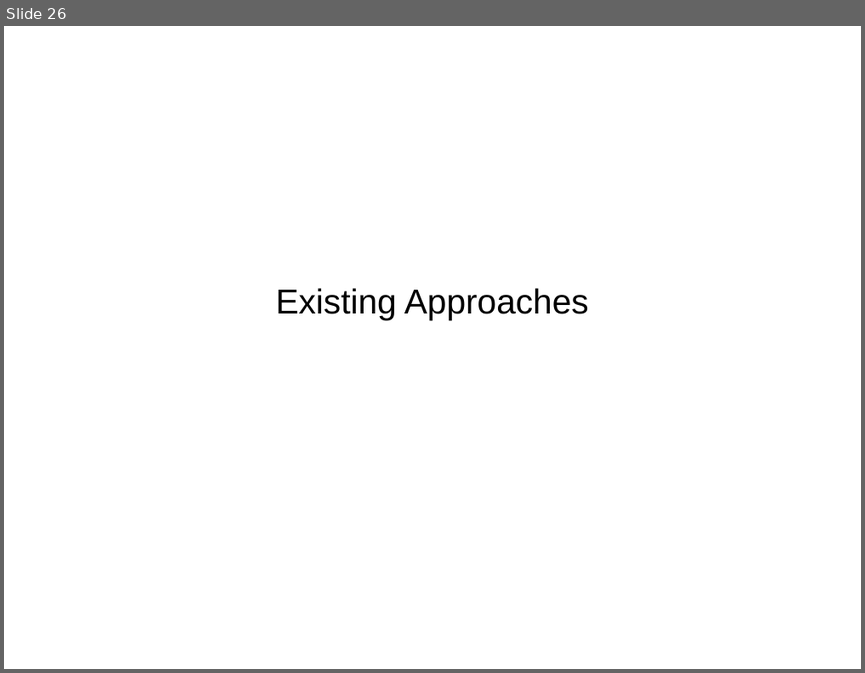
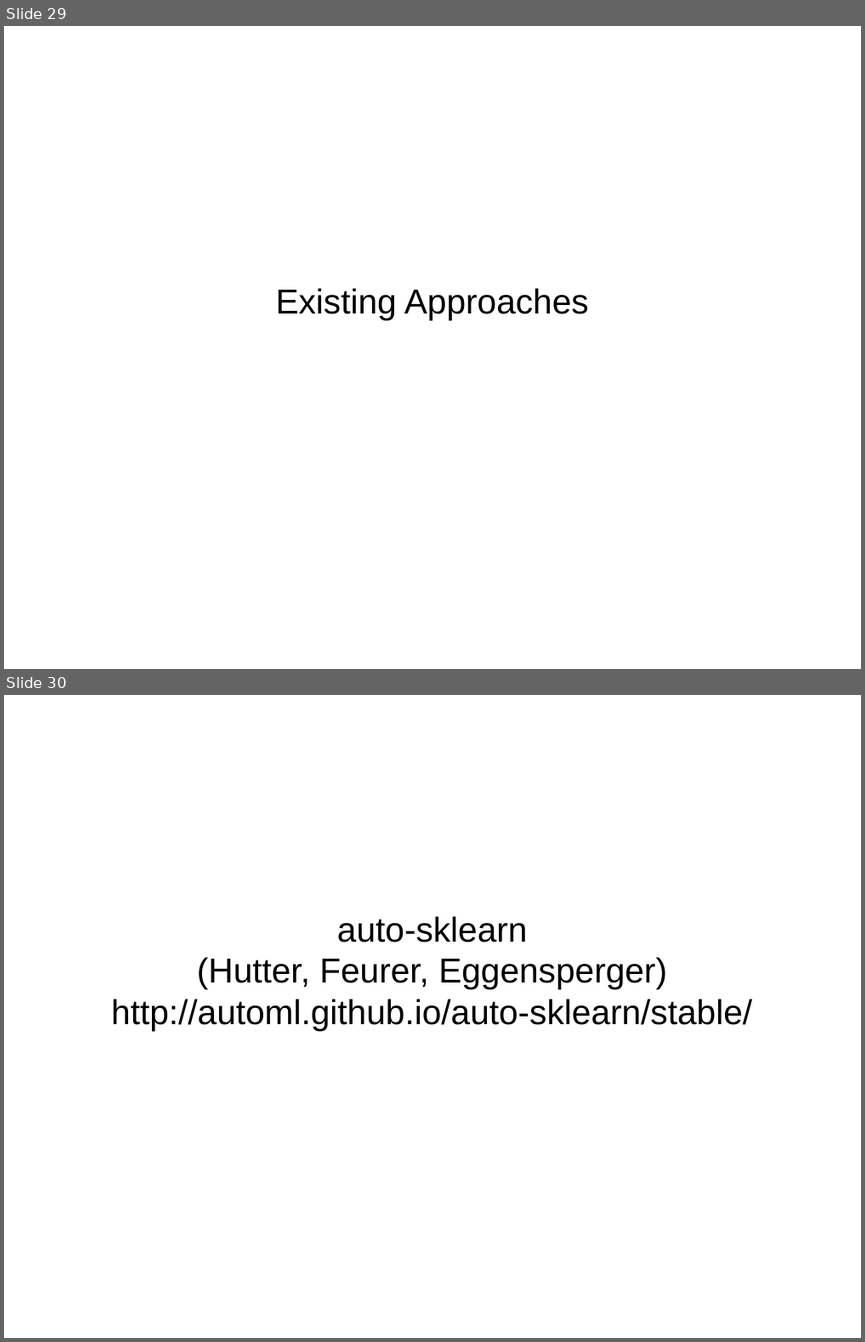
Before and after one commit to amueller/talks_odt, a slide deck: automating_machine_learning_scipy2016.odp. Shown one above the other, each under a label of ours: slide 26 before the commit, slides 29 and 30 after it. The pictures are 865x673 and 865x1342 pixels, drawn with LibreOffice and Linux fonts; fonts in the diff are those of the drawing. Boxes give left, top, right and bottom in pixels: in the first picture for what was removed or moved away, otherwise in the second. Text is boxed around its words. In the diff, an @@ line names an element or a change of style, - is before the commit and + after.

```diff
--- a/automating_machine_learning_scipy2016.odp
+++ b/automating_machine_learning_scipy2016.odp
@@ slide 30 added at (4,695,861,1338), background #FFFFFF @@
@@ subtitle added at (111,916,752,1031), 32 pt, text #000000 @@
+auto-sklearn
+(Hutter, Feurer, Eggensperger)
+http://automl.github.io/auto-sklearn/stable/
@@ what was slide 26 is now slide 29 @@
```
Also in this commit, not shown: 2 slides changed, 6 other slides added, 3 slides removed.
